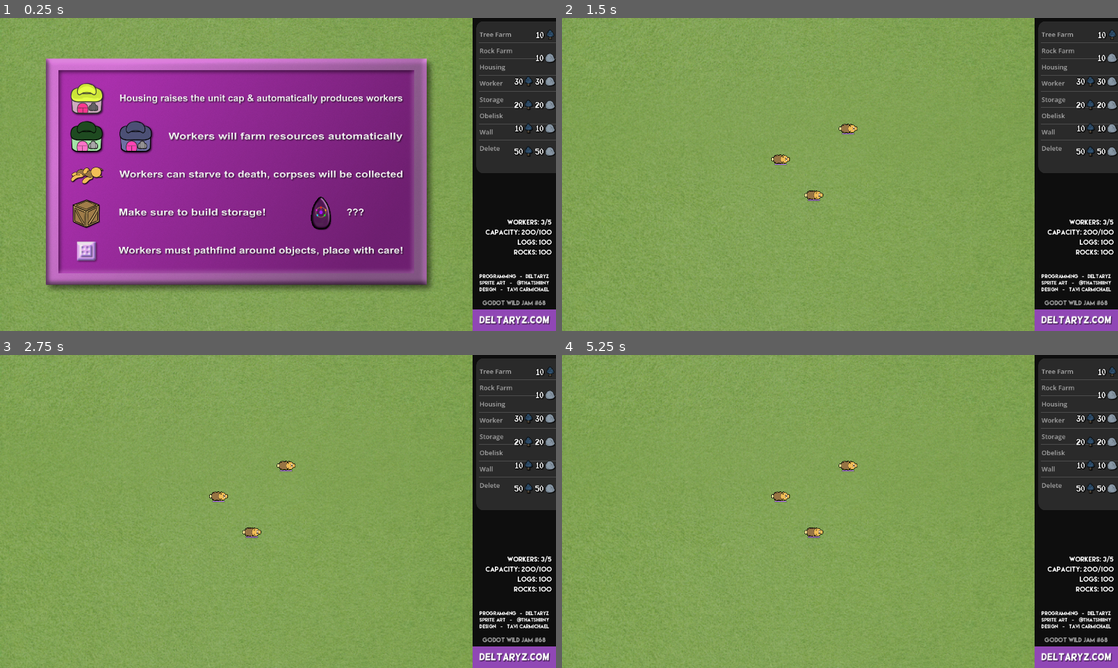
Above: before the commit, frames 1-4 (two rows, left to right).
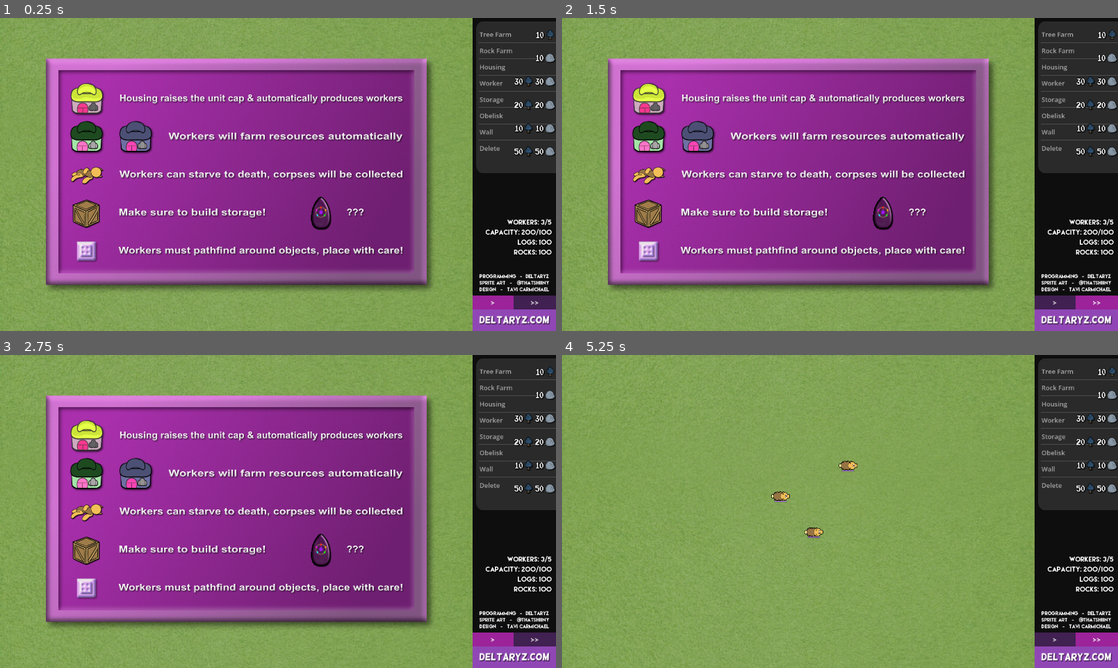
Above: after the commit, the same moments.

Repository: deltaryz/horsepower
Game: Godot game, scene res://game.tscn
The game is run twice, just before and just after one commit, with the same random seed, the same clock (stepped at 60 frames per second) and the same inputs.
Inputs (mouse positions are in pixels of both pictures, inside the frame that each line leads up to):
- Up to frame 1 (0.25 s): no input
- Up to frame 2 (1.5 s): click (1056, 302) at 0.5 s, where only the run after the commit has a clickable ">"; click (1095, 302) at 1.25 s, where only the run after the commit has a clickable ">>"
- Up to frame 3 (2.75 s): click (494, 639) at 2 s, where only the run after the commit has a clickable ">"
- Up to frame 4 (5.25 s): click (1095, 639) at 2.75 s, where only the run after the commit has a clickable ">>"; click (1056, 639) at 3.5 s, where only the run after the commit has a clickable ">"; click (1095, 639) at 4.25 s, where only the run after the commit has a clickable ">>"; tap Enter at 5 s; move the mouse to (962, 495) at 5.02 s; press the mouse at (962, 495) at 5.03 s

The runs differ from the first frame. In frame 1, 0.7% of the frame differs, in the area x 85-100%, y 88-94%; in frame 2, 52%, in the area x 8-100%, y 12-94%; in frame 3, 52%; in frame 4, 0.7%.

Commit message:
Fix severe bugs, add fast forward

Diff:
--- a/datastructures.gd
+++ b/datastructures.gd
@@ -4,6 +4,7 @@
 enum Behavior {
 	IDLE,
 	WALK,
+	EAT,
 	PLANT_SAPLING,
 	PLANT_ROCK,
 	PLANT_FARM,
--- a/game.tscn
+++ b/game.tscn
@@ -76,6 +76,65 @@
 alpha_curve = SubResource("CurveTexture_otiq1")
 hue_variation_min = -0.05
 hue_variation_max = 0.1
+
+[sub_resource type="StyleBoxFlat" id="StyleBoxFlat_25xes"]
+bg_color = Color(0.254902, 0.12549, 0.321569, 1)
+
+[sub_resource type="StyleBoxFlat" id="StyleBoxFlat_s2x0x"]
+bg_color = Color(0.176471, 0.0862745, 0.219608, 1)
+
+[sub_resource type="StyleBoxFlat" id="StyleBoxFlat_jb7dy"]
+bg_color = Color(1, 0.176471, 0.764706, 1)
+
+[sub_resource type="StyleBoxFlat" id="StyleBoxFlat_px6wl"]
+bg_color = Color(0.611765, 0.137255, 0.6, 1)
+
+[sub_resource type="GDScript" id="GDScript_6mqvb"]
+resource_name = "Speed1"
+script/source = "extends Button
+
+
+# Called when the node enters the scene tree for the first time.
+func _ready():
+	grab_focus()
+
+# Called every frame. 'delta' is the elapsed time since the previous frame.
+func _process(delta):
+	pass
+
+func _pressed():
+	Engine.time_scale = 1.0
+"
+
+[sub_resource type="StyleBoxFlat" id="StyleBoxFlat_nowdw"]
+bg_color = Color(0.254902, 0.12549, 0.321569, 1)
+
+[sub_resource type="StyleBoxFlat" id="StyleBoxFlat_mbxsd"]
+bg_color = Color(0.176471, 0.0862745, 0.219608, 1)
+
+[sub_resource type="StyleBoxFlat" id="StyleBoxFlat_htjsl"]
+bg_color = Color(1, 0.176471, 0.764706, 1)
+
+[sub_resource type="StyleBoxFlat" id="StyleBoxFlat_vua7v"]
+bg_color = Color(0.611765, 0.137255, 0.6, 1)
+
+[sub_resource type="GDScript" id="GDScript_73eeo"]
+resource_name = "Speed2"
+script/source = "extends Button
+
+
+# Called when the node enters the scene tree for the first time.
+func _ready():
+	pass # Replace with function body.
+
+
+# Called every frame. 'delta' is the elapsed time since the previous frame.
+func _process(delta):
+	pass
+
+func _pressed():
+	Engine.time_scale = 2.0
+"
 
 [node name="Game" type="Node2D"]
 
@@ -152,6 +211,7 @@
 horizontal_alignment = 1
 
 [node name="GWJ68" type="Label" parent="."]
+visible = false
 offset_left = 1280.0
 offset_top = 761.0
 offset_right = 1506.0
@@ -236,5 +296,31 @@
 texture = ExtResource("18_35uvt")
 centered = false
 
+[node name="Speed1" type="Button" parent="."]
+offset_left = 1280.0
+offset_top = 752.0
+offset_right = 1392.0
+offset_bottom = 788.0
+theme_override_fonts/font = ExtResource("7_hsa58")
+theme_override_styles/normal = SubResource("StyleBoxFlat_25xes")
+theme_override_styles/hover = SubResource("StyleBoxFlat_s2x0x")
+theme_override_styles/pressed = SubResource("StyleBoxFlat_jb7dy")
+theme_override_styles/focus = SubResource("StyleBoxFlat_px6wl")
+text = ">"
+script = SubResource("GDScript_6mqvb")
+
+[node name="Speed2" type="Button" parent="."]
+offset_left = 1392.0
+offset_top = 752.0
+offset_right = 1506.0
+offset_bottom = 788.0
+theme_override_fonts/font = ExtResource("7_hsa58")
+theme_override_styles/normal = SubResource("StyleBoxFlat_nowdw")
+theme_override_styles/hover = SubResource("StyleBoxFlat_mbxsd")
+theme_override_styles/pressed = SubResource("StyleBoxFlat_htjsl")
+theme_override_styles/focus = SubResource("StyleBoxFlat_vua7v")
+text = ">>"
+script = SubResource("GDScript_73eeo")
+
 [connection signal="mouse_entered" from="TaskController/BuildingSelector" to="TaskController/BuildingSelector" method="_on_mouse_entered"]
 [connection signal="mouse_exited" from="TaskController/BuildingSelector" to="TaskController/BuildingSelector" method="_on_mouse_exited"]
--- a/tasks.gd
+++ b/tasks.gd
@@ -13,6 +13,9 @@
 
 var taskQueue = []
 var workers = []
+
+func _ready():
+	Engine.time_scale = 0
 
 # Creates a new worker
 func create_worker(pos: Vector2):
@@ -74,7 +77,9 @@
 		#var newWorker = create_worker(get_global_mouse_position())
 		#newWorker.speed = 250
 	if event.is_action_pressed(&"move_to"):
-		# Remove tutorial
+		# Remove tutorial & set timescale
+		if Engine.time_scale == 0:
+			Engine.time_scale = 1
 		if Tutorial != null:
 			Tutorial.visible = false
 			Tutorial.queue_free()
--- a/worker.gd
+++ b/worker.gd
@@ -171,21 +171,16 @@
 			var task: datastructures.Task = TaskController.get_available_task()
 			if task != null:
 				# Make sure it actually exists
-				if task.interactable == null and task.behavior == datastructures.Behavior.WALK:
-					# TODO: stop this from happening in the first place
-					print("Ghost task detected, removing...")
-					TaskController.taskQueue.erase(task)
-				else:
-					start_task(task)
+				start_task(task)
 			# else: There are no available tasks. do nothing
 
-		datastructures.Behavior.WALK:
+		datastructures.Behavior.WALK, datastructures.Behavior.EAT:
+			HeldItemSprite.visible = false
+
 			if current_task.interactable != null:
 				if current_task.interactable is datastructures.Obelisk and Resources.corpses > 0:
 					set_texture(datastructures.Textures.DeadWorker)
 					HeldItemSprite.visible = true
-			else:
-				HeldItemSprite.visible = false
 
 			if is_point_walkable(current_task.position, false):
 				if travel() == true:
@@ -251,7 +246,11 @@
 						HeldItemSprite.visible = false
 					else:
 						# Can't afford it
+						nomoney.play()
 						_change_state(datastructures.Behavior.IDLE)
+			else:
+				# try again
+				_change_state(datastructures.Behavior.PLANT_FARM)
 
 		datastructures.Behavior.DEPOSIT_LOG:
 			HeldItemSprite.visible = true
@@ -306,7 +305,7 @@
 	_path = find_path(position, current_task.position)
 
 	# make sure our target still exits
-	if _state == datastructures.Behavior.WALK:
+	if _state == datastructures.Behavior.WALK or _state == datastructures.Behavior.EAT:
 		#this ignores non-tile bodies
 		if Resources.active_interactables.has(current_task.interactable) == false:
 			# Can't do this anymore
@@ -380,24 +379,31 @@
 				# Don't do anything different for 3
 
 				2:
-					# Plant farms
-					var rng = randi_range(0,4) # TODO: tweak frequency
+					var rng = randi_range(0,4)
 					if rng == 1:
-						var location = _tile_map.map_to_local(random_coordinates())
-						while is_point_walkable(location, true) == false:
-							# Keep randomizing until we find a valid spot
-							location = _tile_map.map_to_local(random_coordinates())
-
-						current_task = datastructures.Task.new(location, datastructures.Behavior.PLANT_FARM)
-						new_state = current_task.behavior
+						_change_state(datastructures.Behavior.PLANT_FARM)
+						new_state = datastructures.Behavior.PLANT_FARM
 
 				1:
 					# Seek a fully grown farm
 					var rng = randi_range(0,4) # TODO: tweak frequency
 					if rng != 1 and Resources.food_sources.size() > 0:
-						var target: datastructures.Farm = Resources.food_sources.pick_random()
-						current_task = target.task
-						new_state = current_task.behavior
+						_change_state(datastructures.Behavior.EAT)
+						new_state = datastructures.Behavior.EAT
+
+		datastructures.Behavior.EAT:
+			var target: datastructures.Farm = Resources.food_sources.pick_random()
+			# TODO: pick closest
+			current_task = target.task
+			new_state = current_task.behavior
+
+		datastructures.Behavior.PLANT_FARM:
+			var location = _tile_map.map_to_local(random_coordinates())
+			while is_point_walkable(location, true) == false:
+				# Keep randomizing until we find a valid spot
+				location = _tile_map.map_to_local(random_coordinates())
+
+			current_task = datastructures.Task.new(location, new_state)
 
 		datastructures.Behavior.PLANT_SAPLING, datastructures.Behavior.PLANT_ROCK:
 			# Pick random spot
@@ -431,6 +437,7 @@
 func kill():
 	print("Worker died at " + str(position))
 	deathsound.play()
+	current_task.reset()
 	if particles != null:
 		particles.emitting = false
 		particles.queue_free()
Not shown, changed: export_presets.cfg
Not shown: 1 places in game.tscn that only renumber resources
Binary file added: screenshots/screenshot.png
Not shown, changed: .gitignore
Not shown, changed: README.md
